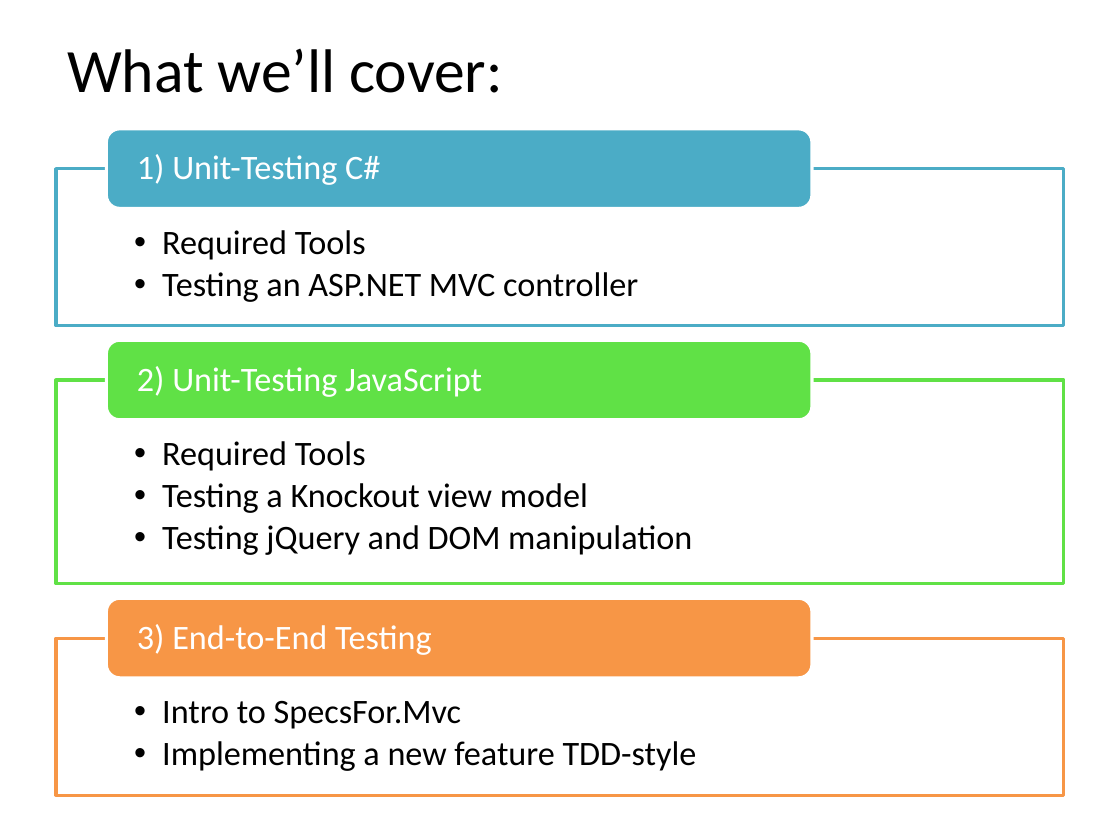
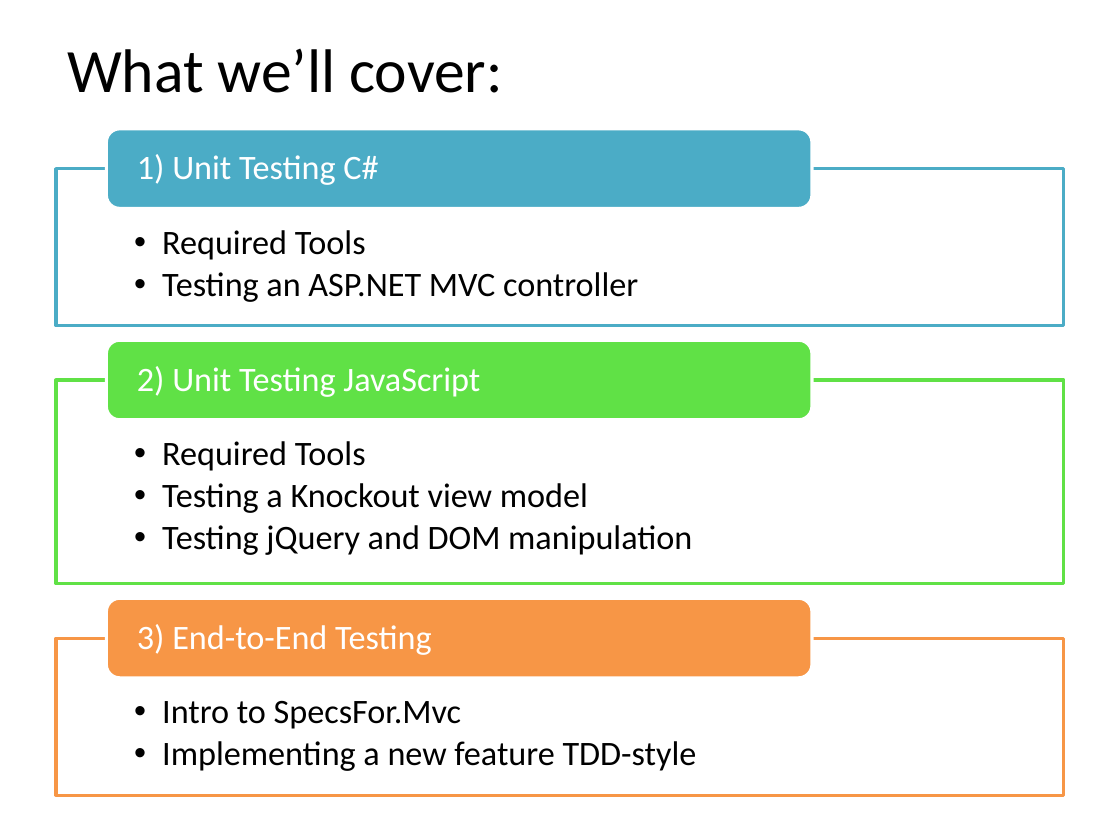
Before and after one commit to MattHoneycutt/Presentations, a slide deck: slide 3 of TestingEverythingForASPNETMVCApplications/Presentation.pptx (slide 4 before the commit). Drawn at 1120x840 pixels with LibreOffice and Linux fonts; fonts in the diff are those of the drawing. Boxes give left, top, right and bottom in pixels: in the first picture for what was removed or moved away, otherwise in the second. Text is boxed around its words. In the diff, an @@ line names an element or a change of style, - is before the commit and + after.

```diff
--- a/TestingEverythingForASPNETMVCApplications/Presentation.pptx
+++ b/TestingEverythingForASPNETMVCApplications/Presentation.pptx
@@ text at bbox=[137, 154, 378, 185]: text changed @@
-1) Unit-Testing C#
+1) Unit Testing C#
@@ text at bbox=[137, 366, 480, 397]: text changed @@
-2) Unit-Testing JavaScript
+2) Unit Testing JavaScript
```
Also in this commit, not shown: 1 other slide changed, 1 slide removed, 1 other file.
